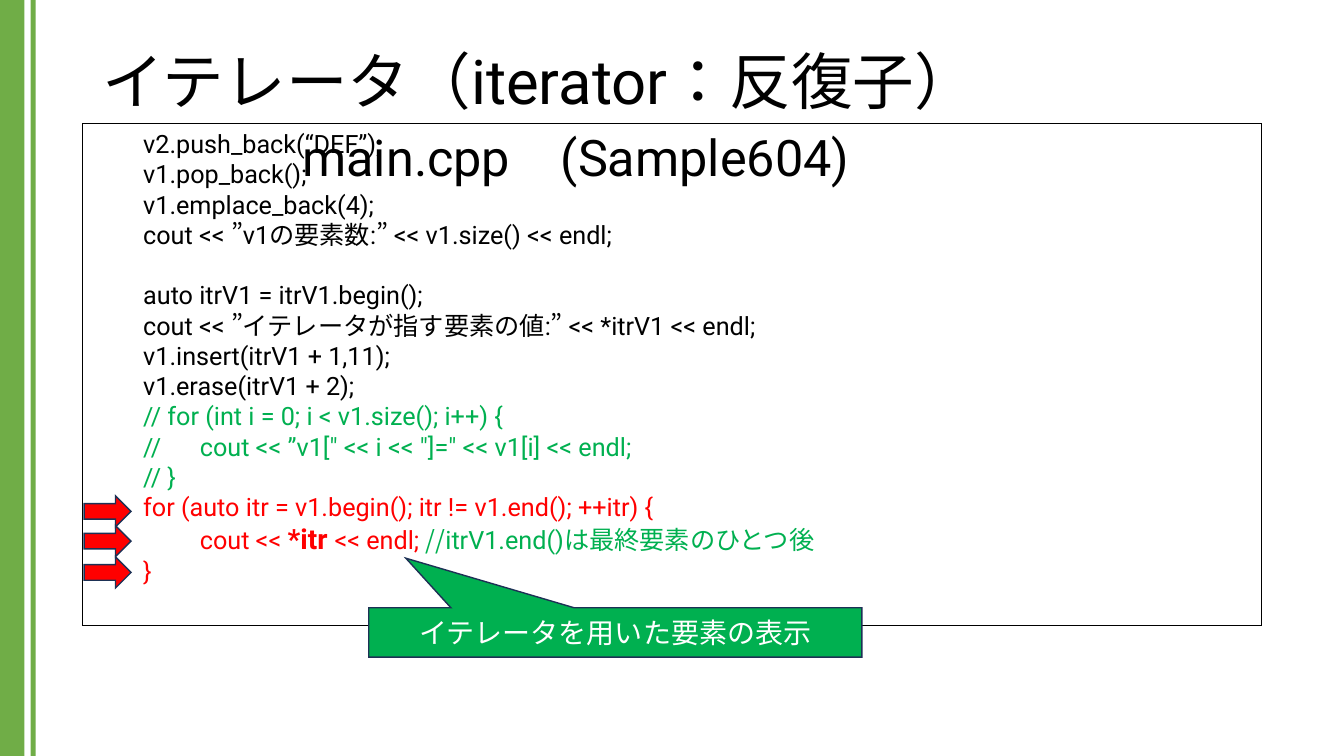
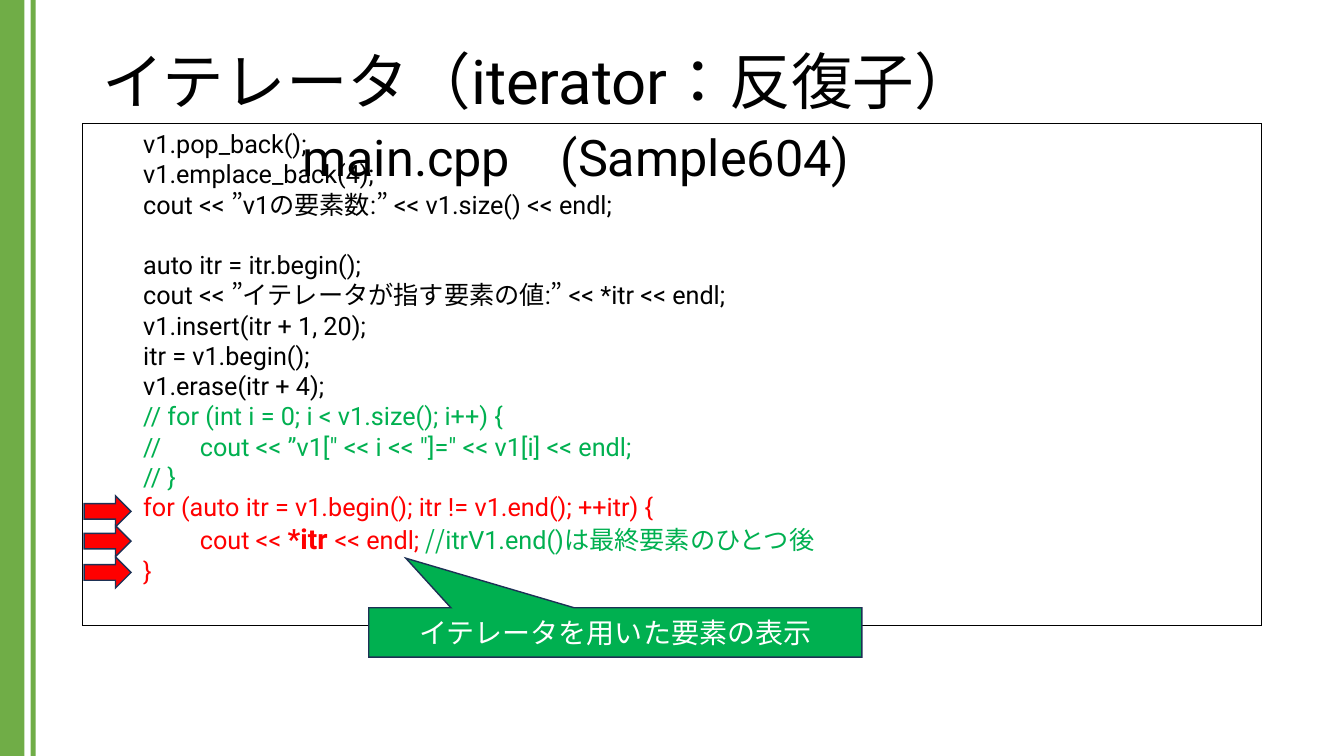
Before and after one commit to kic-murata/cpp2024, a slide deck: slide 25 of 授業資料/講義資料：Vectorクラス.pptx. Drawn at 1344x756 pixels with LibreOffice and Linux fonts; fonts in the diff are those of the drawing. Boxes give left, top, right and bottom in pixels: in the first picture for what was removed or moved away, otherwise in the second. Text is boxed around its words. In the diff, an @@ line names an element or a change of style, - is before the commit and + after.

```diff
--- a/授業資料/講義資料：Vectorクラス.pptx
+++ b/授業資料/講義資料：Vectorクラス.pptx
@@ text in rectangle at (143, 133, 374, 189): text changed @@
-v2.push_back(“DEF”);
-v1.pop_back();
-v1.emplace_back(4);
+v1.pop_back();
+v1.emplace_back(4);
@@ text in rectangle at (143, 254, 725, 401): text changed @@
-auto itrV1 = itrV1.begin();
-cout << ”イテレータが指す要素の値:” << *itrV1 << endl;
-v1.insert(itrV1 + 1,11);
-v1.erase(itrV1 + 2);
+auto itr = itr.begin();
+cout << ”イテレータが指す要素の値:” << *itr << endl;
+v1.insert(itr + 1, 20);
+itr = v1.begin();
+v1.erase(itr + 4);
```
Also in this commit, not shown: 1 other slide changed, 4 slides added, 2 slides removed, 1 other file.
